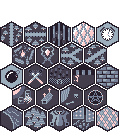
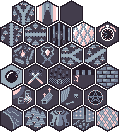
Two versions of the same layered image (119x132). Layer-by-layer changes:
added group "WalkwayTile 26 Folder" with 2 layers in group "Tiles" over [60, 0, 83, 27]
added layer "WalkwayTile 26 Decor 1" in group "WalkwayTile 26 Folder" over [60, 0, 83, 27]
added layer "WalkwayTile 26 Main" in group "WalkwayTile 26 Folder" over [60, 0, 83, 27]
added group "WalkwayTile 25 Folder" with 3 layers in group "Tiles" over [36, 0, 59, 27]
added layer "WalkwayTile 25 Decor 1" in group "WalkwayTile 25 Folder" over [36, 0, 59, 27]
added layer "WalkwayTile 25 Decor 2" in group "WalkwayTile 25 Folder" over [36, 0, 59, 23]
added layer "WalkwayTile 25 Main" in group "WalkwayTile 25 Folder" over [36, 0, 59, 27]
added group "WalkwayTile 24 Folder" with 4 layers in group "Tiles" over [12, 0, 35, 27]
added layer "WalkwayTile 24 Decor 1" in group "WalkwayTile 24 Folder" over [12, 0, 35, 27]
added layer "WalkwayTile 24 Decor 3" in group "WalkwayTile 24 Folder" over [12, 1, 35, 23]
added layer "WalkwayTile 24 Decor 2" in group "WalkwayTile 24 Folder" over [15, 3, 32, 27]
added layer "WalkwayTile 24 Main" in group "WalkwayTile 24 Folder" over [12, 0, 35, 27]
painted on "WalkwayTile 23 Decor 2" over [99, 25, 116, 41]
painted on "WalkwayTile 23 Main" over [97, 23, 118, 46]